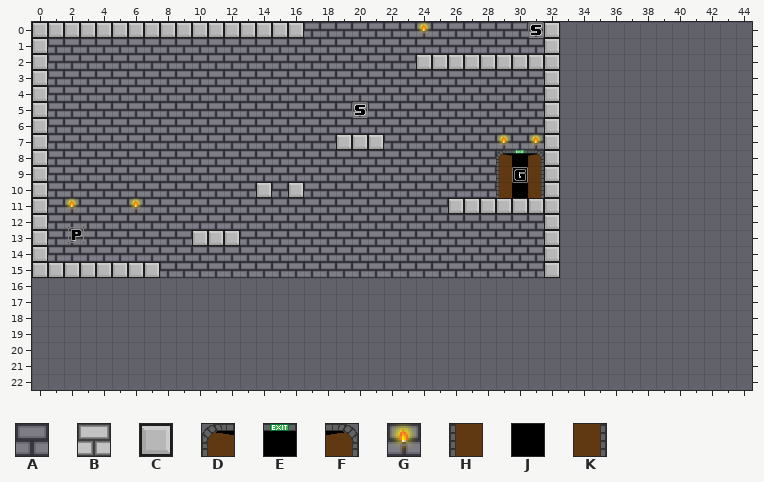
Level history. Tiled map: assets/maps/level4.tmx. This is how it looked before the edit.
Cells are 32x32 px. Shown: x 0..44, y 0..22. The old version is drawn lined up with the new one.
Key: from "KS Tiles": A 5, B 10, C 19, D 44, E 45, F 46, G 48, H 52, J 53, K 54.
_ is an empty cell, # one hidden under a higher layer.
Layers that did not change in this view are not listed.
Layer "background" before, first column x 6:
 7 BBBBBBBBBBBBB###BBBBBBBBBB_______
 8 BBBBBBBBBBBBBBBBBBBBBBBB#B_______
 9 BBBBBBBBBBBBBBBBBBBBBBB###_______
10 BBBBBBBB#B#BBBBBBBBBBBB###_______
11 BBBBBBBBBBBBBBBBBBBB######_______
12 BBBBBBBBBBBBBBBBBBBBBBBBBB_______
13 BBBB###BBBBBBBBBBBBBBBBBBB_______
14 BBBBBBBBBBBBBBBBBBBBBBBBBB_______
15 ##BBBBBBBBBBBBBBBBBBBBBBBB_______
16 _________________________________
17 _________________________________
18 _________________________________
19 _________________________________
20 _________________________________
21 _________________________________
22 _________________________________
Layer "background lighting" before, first column x 6:
 7 AAAAAAAAAAAAA###AAAAAAAAAA_______
 8 AAAAAAAAAAAAAAAAAAAAAAAA#A_______
 9 AAAAAAAAAAAAAAAAAAAAAAA###_______
10 AAAAAAAA#A#AAAAAAAAAAAA###_______
11 AAAAAAAAAAAAAAAAAAAA######_______
12 AAAAAAAAAAAAAAAAAAAAAAAAAA_______
13 AAAA###AAAAAAAAAAAAAAAAAAA_______
14 AAAAAAAAAAAAAAAAAAAAAAAAAA_______
15 ##AAAAAAAAAAAAAAAAAAAAAAAA_______
16 _________________________________
17 _________________________________
18 _________________________________
19 _________________________________
20 _________________________________
21 _________________________________
22 _________________________________
Layer "ground" before, first column x 5:
 0 CCCCCCCCCCCC_______________C_______
 1 ___________________________C_______
 2 ___________________CCCCCCCCC_______
 3 ___________________________C_______
 4 ___________________________C_______
 5 ___________________________C_______
 6 ___________________________C_______
 7 ______________CCC__________C_______
 8 ___________________________C_______
 9 ___________________________C_______
10 _________C_C_______________C_______
11 _____________________CCCCCCC_______
12 ___________________________C_______
13 _____CCC___________________C_______
14 ___________________________C_______
15 CCC________________________C_______
16 ___________________________________
17 ___________________________________
18 ___________________________________
19 ___________________________________
20 ___________________________________
21 ___________________________________
22 ___________________________________
Layer "noncollidable" before, first column x 0:
 0 ________________________G____________________
 1 _____________________________________________
 2 _____________________________________________
 3 _____________________________________________
 4 _____________________________________________
 5 _____________________________________________
 6 _____________________________________________
 7 _____________________________G_G_____________
 8 _____________________________DEF_____________
 9 _____________________________HJK_____________
10 _____________________________HJK_____________
11 __G___G______________________________________
12 _____________________________________________
13 _____________________________________________
14 _____________________________________________
15 _____________________________________________
16 _____________________________________________
17 _____________________________________________
18 _____________________________________________
19 _____________________________________________
20 _____________________________________________
21 _____________________________________________
22 _____________________________________________
After:
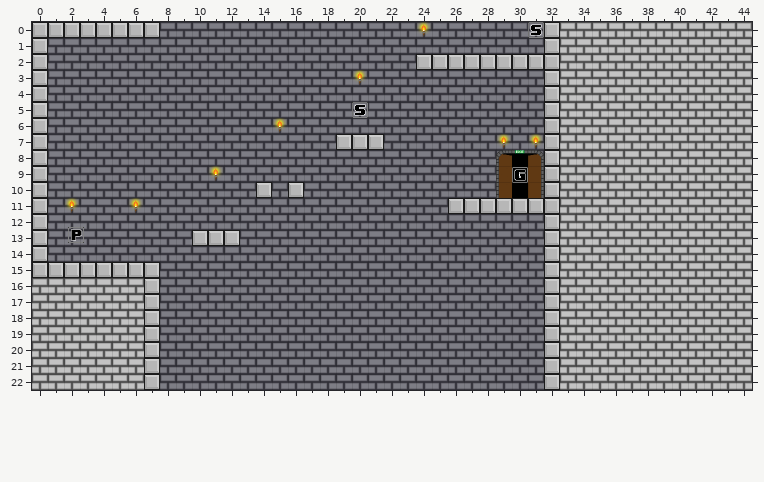
See-through tiles are keyed as they look on the map.
The exact change:
Changed rows in their new state; . is an unchanged cell.
map size 45x32 -> 45x23 cells
Layer "background":
first column x 8:
16 BBBBBBBBBBBBBBBBBBBBBBBB
17 BBBBBBBBBBBBBBBBBBBBBBBB
18 BBBBBBBBBBBBBBBBBBBBBBBB
19 BBBBBBBBBBBBBBBBBBBBBBBB
20 BBBBBBBBBBBBBBBBBBBBBBBB
21 BBBBBBBBBBBBBBBBBBBBBBBB
22 BBBBBBBBBBBBBBBBBBBBBBBB
Layer "background lighting":
first column x 8:
16 AAAAAAAAAAAAAAAAAAAAAAAA
17 AAAAAAAAAAAAAAAAAAAAAAAA
18 AAAAAAAAAAAAAAAAAAAAAAAA
19 AAAAAAAAAAAAAAAAAAAAAAAA
20 AAAAAAAAAAAAAAAAAAAAAAAA
21 AAAAAAAAAAAAAAAAAAAAAAAA
22 AAAAAAAAAAAAAAAAAAAAAAAA
Layer "ground":
first column x 8:
 0 _________
first column x 7:
16 C........................C
17 C........................C
18 C........................C
19 C........................C
20 C........................C
21 C........................C
22 C........................C
Layer "noncollidable":
first column x 0:
 0 .................................BBBBBBBBBBBB
 1 .................................BBBBBBBBBBBB
 2 .................................BBBBBBBBBBBB
 3 ....................G............BBBBBBBBBBBB
 4 .................................BBBBBBBBBBBB
 5 .................................BBBBBBBBBBBB
 6 ...............G.................BBBBBBBBBBBB
 7 .................................BBBBBBBBBBBB
 8 .................................BBBBBBBBBBBB
 9 ...........G.....................BBBBBBBBBBBB
10 .................................BBBBBBBBBBBB
11 .................................BBBBBBBBBBBB
12 .................................BBBBBBBBBBBB
13 .................................BBBBBBBBBBBB
14 .................................BBBBBBBBBBBB
15 .................................BBBBBBBBBBBB
16 BBBBBBB..........................BBBBBBBBBBBB
17 BBBBBBB..........................BBBBBBBBBBBB
18 BBBBBBB..........................BBBBBBBBBBBB
19 BBBBBBB..........................BBBBBBBBBBBB
20 BBBBBBB..........................BBBBBBBBBBBB
21 BBBBBBB..........................BBBBBBBBBBBB
22 BBBBBBB..........................BBBBBBBBBBBB
Where, in picture pixels (left, top, right, bottom), the same in both pictures:
changed: (32, 22, 752, 390)
